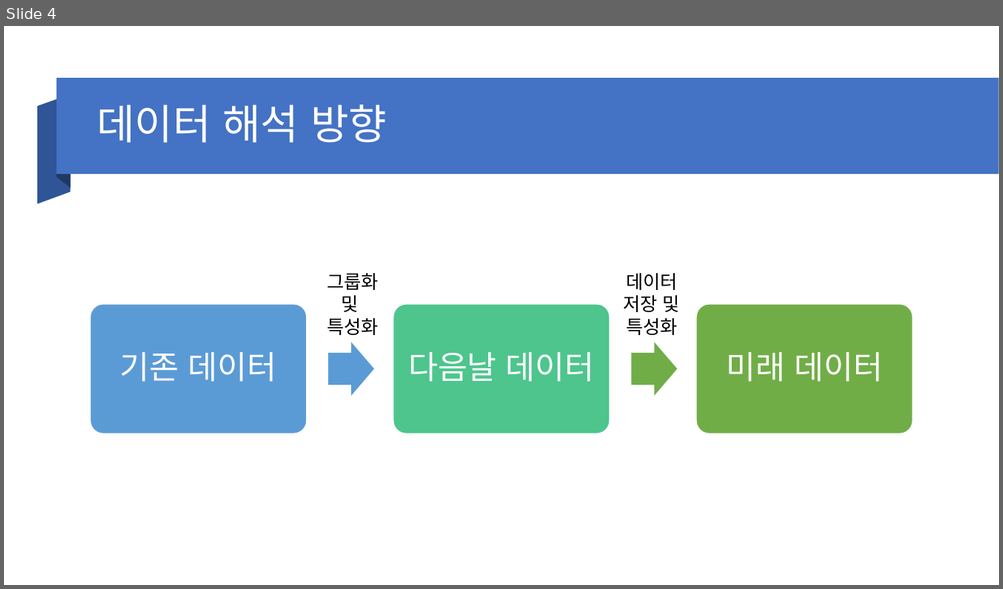
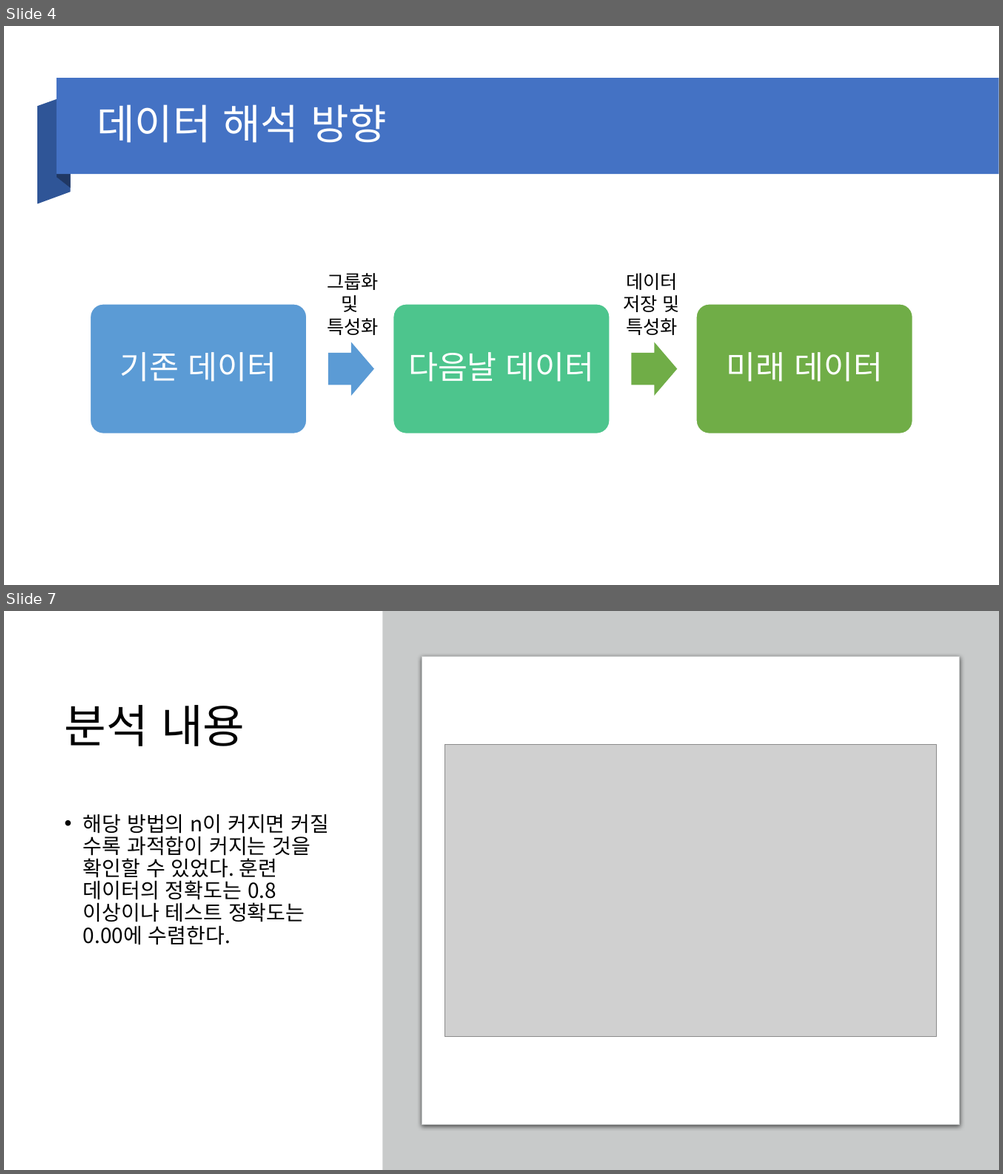
Before and after one commit to artistic100one/machinelearning, a slide deck: ML Project/Bitcoin Data.pptx. Shown one above the other, each under a label of ours: slide 4 before the commit, slides 4 and 7 after it; the slides between them are not shown. The pictures are 1003x589 and 1003x1174 pixels, drawn with LibreOffice and Linux fonts; fonts in the diff are those of the drawing; grey boxes stand for pictures. Boxes give left, top, right and bottom in pixels: in the first picture for what was removed or moved away, otherwise in the second. Text is boxed around its words. In the diff, an @@ line names an element or a change of style, - is before the commit and + after.

```diff
--- a/ML Project/Bitcoin Data.pptx
+++ b/ML Project/Bitcoin Data.pptx
@@ slide 7 added at [4,611,999,1170], background #FFFFFF @@
@@ rectangle added at [382,611,999,1170], fill #C8CACA @@
@@ rounded rectangle added at [422,657,959,1125], fill #FFFFFF, outline #C8CACA 0.75 pt @@
@@ title added at [65,705,244,746], 44 pt, text #000000 @@
+분석 내용
@@ picture added at [445,744,936,1037] @@
@@ text added at [83,814,330,945], 20 pt, text #000000 @@
+• 해당 방법의 n이 커지면 커질 수록 과적합이 커지는 것을 확인할 수 있었다. 훈련 데이터의 정확도는 0.8이상이나 테스트 정확도는 0.00에 수렴한다.
```
Also in this commit, not shown: 4 slides changed, 3 other slides added, 1 slide removed, 3 other files.
